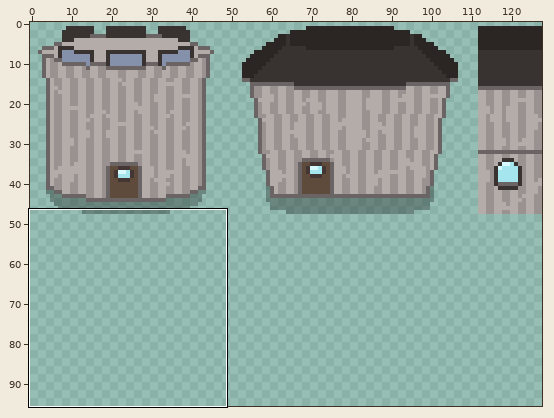
Sprite sheet: graphics/structures/grandstone_tower.png. The picture above shows the old version from afar; the outline marks the close-up.
Close-up. Before the commit:
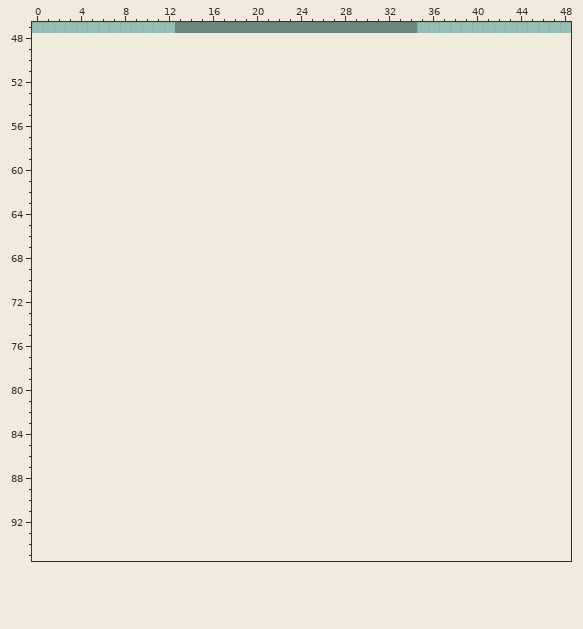
The file is 128x48 pixels. Colours within 5 levels of each other are drawn and written as one. Shown: x 0..48, y 47..95. The old version is drawn lined up with the new one, on the new canvas. The commit also changed other parts of the picture, which this record leaves out.
After the commit:
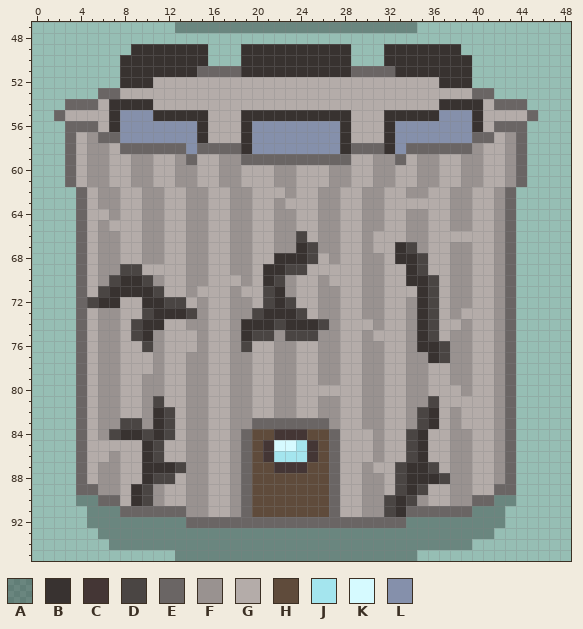
Palette (. is transparent): A #0000004b  B #383230  C #443635  D #4a4543  E #6a6564  F #999290  G #b4aca9  H #5f4b3b  J #a4e5ee  K #d6faff  L #8590ab
Edits made:
canvas 128x48 -> 128x96
y 49: x 9..15 ....... -> BBBBBBB; x 19..28 .......... -> BBBBBBBBBB; x 32..38 ....... -> BBBBBBB
y 50: x 8..15 ........ -> BBBBBBBB; x 19..28 .......... -> BBBBBBBBBB; x 32..39 ........ -> BBBBBBBB
y 51: x 8..39 ................................ -> BBBBBBBEEEEBBBBBBBBBBEEEEBBBBBBB
y 52: x 8..39 ................................ -> BBBGGGGGGGGGGGGGGGGGGGGGGGGGGBBB
y 53: x 6..41 .................................... -> EEGGGGGGGGGGGGGGGGGGGGGGGGGGGGGGGGEE
y 54: x 3..44 .......................................... -> EEEGBBBBGGGGGGGGGGGGGGGGGGGGGGGGGGBBBBGEEE
y 55: x 2..45 ............................................ -> EGGGGBLLLBBBBBGGGBBBBBBBBBBGGGBBBBBLLLBGGGGE
y 56: x 3..44 .......................................... -> EEEGBLLLLLLLBGGGBLLLLLLLLBGGGBLLLLLLLBGEEE
y 57: x 3..44 .......................................... -> EGFEELLLLLLLBGGGBLLLLLLLLBGGGBLLLLLLLEEGFE
y 58: x 3..44 .......................................... -> EGFFGEEEEEELEEEEBLLLLLLLLBEEEBLEEEEEEFGGFE
y 59: x 3..44 .......................................... -> EGFFGGFFGGFEGGFFEEEEEEEEEEGGFFEGFFGGFFGGFE
y 60..61: x 3..44 .......................................... -> EGFFGGFFGGFFGGFFGGGFFGGGFFGGFFGGFFGGFFGGFE
y 62: x 4..43 ........................................ -> EGFFGGFFGGFFGGFFGGGFGGFFGGFFGGFFGGFFGGFE
y 63: x 4..43 ........................................ -> EGFFGGFFGGFFGGFFGGFGGGFFGGFFGGGGGGFFGGFE
y 64: x 4..43 ........................................ -> EGGFGGFFGGFFGGFFGGFFGGFFGGFFGGFFGGFFGGFE
y 65: x 4..43 ........................................ -> EGFGGGFFGGFFGGFFGGFFGGFFGGFFGGFFGGFFGGFE
y 66: x 4..43 ........................................ -> EGFFGGFFGGFFGGFFGGFFDGFFGGFGGGFFGGGGGGFE
y 67: x 4..43 ........................................ -> EGFFGGFFGGFFGGFFGGFFBDFFGGFGGBDFGGFFGGFE
y 68: x 4..43 ........................................ -> EGFFGGFFGGFFGGFFGGBBBDGFGGFFGBBDGGFFGGFE
y 69: x 4..43 ........................................ -> EGFFDDGGGGFFGGFFGBBDDGGGGGFFGGBDGGFFGGFE
y 70: x 4..43 ........................................ -> EGFDBBDFGGFFGGGFGBDFGGFGGGFFGGBBDGFFGGFE
y 71: x 4..43 ........................................ -> EGDBBBBDGGFGGGFGGDBFGGFFGGFFGGGBDGFFGGFE
y 72: x 4..43 ........................................ -> EDBBGGBBDDGFGGFFGDBDGGFFGGFFGGFBDGFFGGFE
y 73: x 4..43 ........................................ -> EGFFGGDBBBDFGGFFDBBBDGFFGGFFGGFBDGFGGGFE
y 74: x 4..43 ........................................ -> EGFFGDBBGGFFGGFBBBDBBBDFGGGFGGFBDGGFGGFE
y 75: x 4..43 ........................................ -> EGFFGDBFGGGFGGFBDDFDDDFFGGFGGGFBDGFFGGFE
y 76: x 4..43 ........................................ -> EGFFGGDFGGGFGGFDGGFFGGFFGGFFGGFBBDFFGGFE
y 77: x 4..43 ........................................ -> EGFFGGGFGGFFGGFFGGFFGGFFGGFFGGFFBDFFGGFE
y 78: x 4..43 ........................................ -> EGFFGGGFGGFFGGFFGGFFGGFFGGFFGGFFGGFFGGFE
y 79: x 4..43 ........................................ -> EGFFGGFFGGFFGGFFGGFFGGFFGGFFGGFFGGFFGGFE
y 80: x 4..43 ........................................ -> EGFFGGFFGGFFGGFFGGFFGGGGGGFFGGFFGGGFGGFE
y 81: x 4..43 ........................................ -> EGFFGGFDGGFFGGFFGGFFGGFFGGFFGGFFDGGGGGFE
y 82: x 4..43 ........................................ -> EGFFGGFBDGFFGGFFGGFFGGFFGGFFGGFDBGFGGGFE
y 83: x 4..43 ........................................ -> EGFFDDFBDGFFGGFFEEEEEEEFGGFFGGFDBGFGGGFE
y 84: x 4..43 ........................................ -> EGFDBBDBDGFFGGFEHHCCCHHEGGGFGGDBGGFFGGFE
y 85: x 4..43 ........................................ -> EGGGGGBDGGFFGGFEHCKKJCHEGGGFGGDBGGFFGGFE
y 86: x 4..43 ........................................ -> EGGFGGBDGGFFGGFEHCJJJCHEGGGFGGDBGGFFGGFE
y 87: x 4..43 ........................................ -> EGFFGGBBBDFFGGFEHHCCCHHEGGFGGDBBDGFFGGFE
y 88: x 4..43 ........................................ -> EGFFGGBDDGFFGGFEHHHHHHHEGGFFGDBBBDFFGGFE
y 89: x 4..43 ........................................ -> EEFFGBDFGGFFGGFEHHHHHHHEGGFFGDBDGGFFGGEE
y 90: x 4..43 ........................................ -> AAEEGBDFGGFFGGFEHHHHHHHEGGFFDBDFGGFFEEAA
y 91: x 5..42 ...................................... -> AAAEEEEEEFFGGFEHHHHHHHEGGFFDBEEEEEEAAA
y 92: x 5..42 ...................................... -> AAAAAAAAAEEEEEEEEEEEEEEEEEEEEAAAAAAAAA
y 93: x 6..41 .................................... -> AAAAAAAAAAAAAAAAAAAAAAAAAAAAAAAAAAAA
y 94: x 7..39 ................................. -> AAAAAAAAAAAAAAAAAAAAAAAAAAAAAAAAA
y 95: x 13..34 ...................... -> AAAAAAAAAAAAAAAAAAAAAA
Changed places in both close-ups, as pixel boxes (x1, y1, x2, y2):
added: (54, 44, 538, 561)
